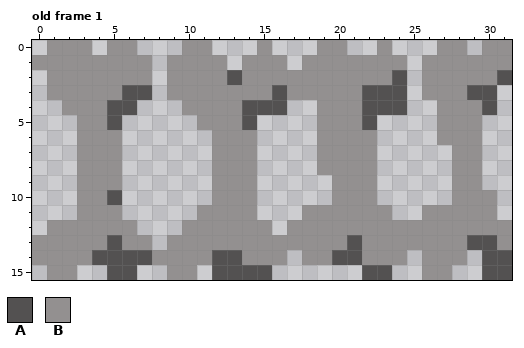
Pixel-art file, stored at assets/sprites/platforms.aseprite. Above: the version before the commit.
32x16 pixels, 1 frame. Shown: old frame 1.
Palette (. is transparent): A #535151  B #939090
Pixels before, old frame 1, first column x 0:
 0 .BBB.BB...BB...B...BB..B...BB.BB
 1 BBBBBBBB.BBBB.BBB.BBBBBBB.BBBBBB
 2 .BBBBBBB.BBBBABBBBBBBBBBA.BBBBBA
 3 .BBBBBAA.BBBBBBBABBBBBAAA.BBBAA.
 4 ..BBBAA...BBBBAAA..BBBAAA..BBBA.
 5 ...BBA.....BBBA....BBBA....BBB..
 6 ...BBB......BBB....BBBB....BBB..
 7 ...BBB......BBB....BBBB.....BB..
 8 ...BBB......BBB....BBBB.....BB..
 9 ...BBB......BBB.....BBB.....BB..
10 ...BBA......BBB.....BBB.....BBB.
11 ...BBB.....BBBB...BBBBBB..BBBBB.
12 .BBBBBB...BBBBBB.BBBBBBBBBBBBBBB
13 BBBBBABB.BBBBBBBBBBBBABBBBBBBAAB
14 BBBBAAAABBBBAABBB.BBAABBB.BBB.AA
15 .BB..AA..BB.AAAA......AA..BB..AA
And afterwards:
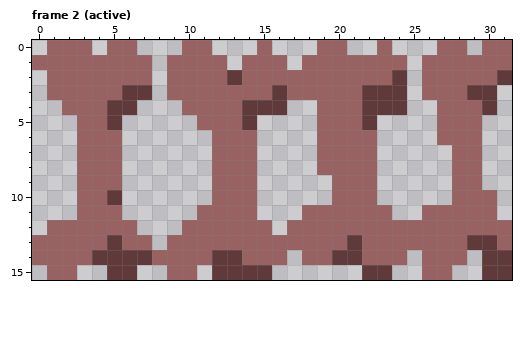
A new or re-ordered frame is compared with the old frame closest to it.
Changes in this commit:
frames 1 -> 2
colour A: #535151 -> #603a3a
colour B: #939090 -> #996262
